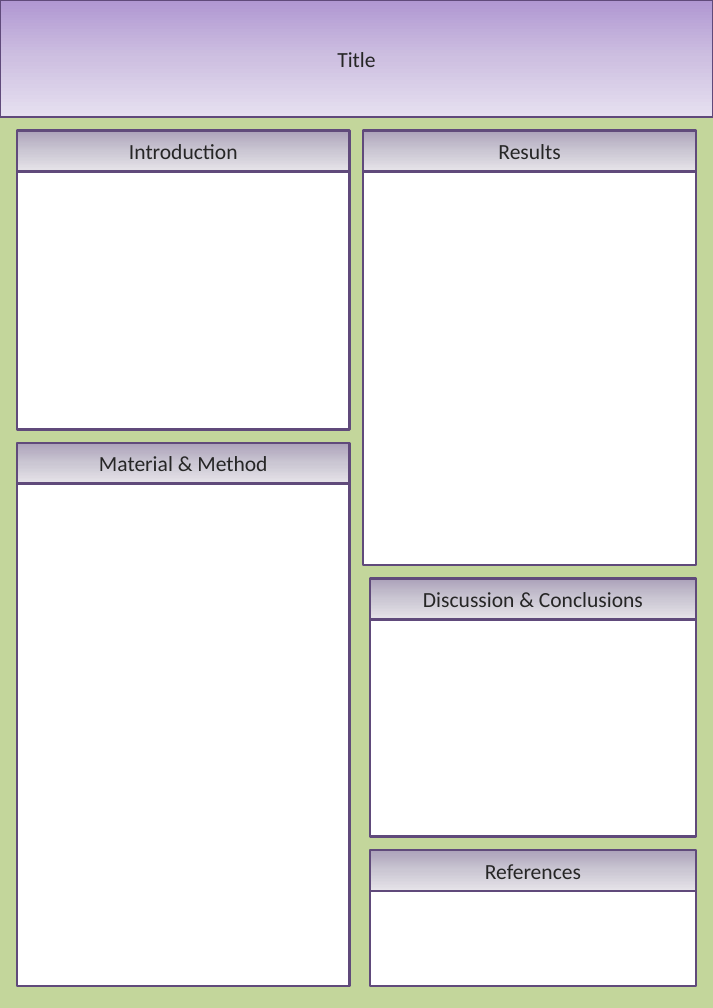
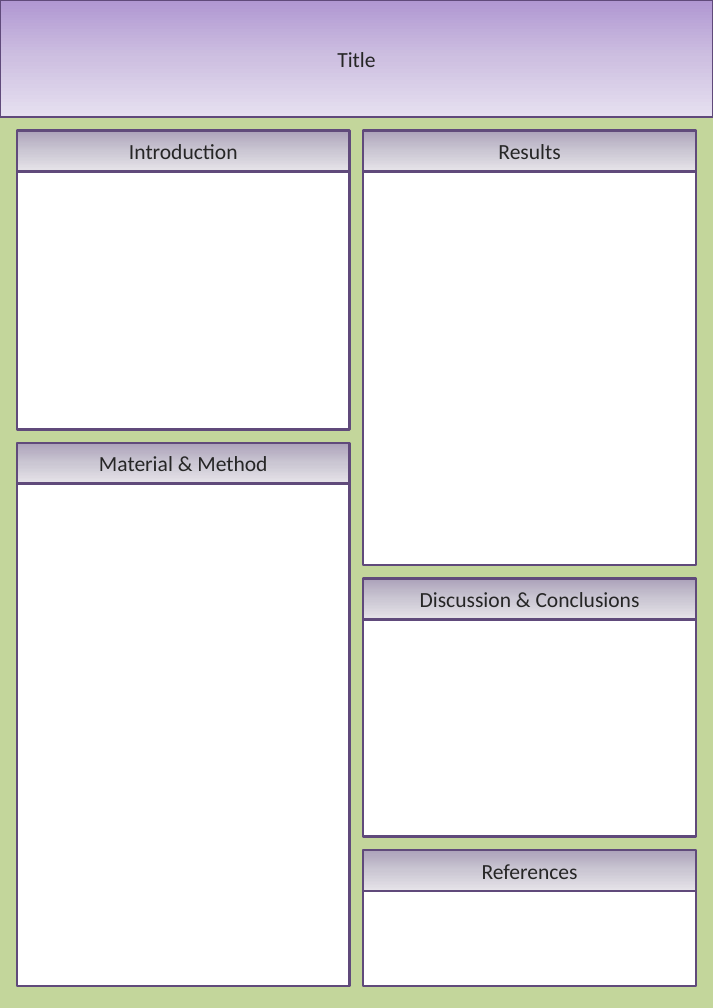
Before and after one commit to richelbilderbeek/Cer2016, a slide deck: slide 1 of doc/Cer2016_Postertemplate.pptx. Drawn at 713x1008 pixels with LibreOffice and Linux fonts; fonts in the diff are those of the drawing. Boxes give left, top, right and bottom in pixels: in the first picture for what was removed or moved away, otherwise in the second. Text is boxed around its words. In the diff, an @@ line names an element or a change of style, - is before the commit and + after.

```diff
--- a/doc/Cer2016_Postertemplate.pptx
+++ b/doc/Cer2016_Postertemplate.pptx
@@ rectangle "Discussion & Conclusions": place and size @@
-rectangle "Discussion & Conclusions" at <box>370,579,696,619</box>
+rectangle "Discussion & Conclusions" at <box>363,579,696,619</box>
@@ rectangle: place and size @@
-rectangle at <box>370,620,696,837</box>
+rectangle at <box>363,620,696,837</box>
@@ rectangle "References": place and size @@
-rectangle "References" at <box>370,850,696,891</box>
+rectangle "References" at <box>363,850,696,891</box>
@@ rectangle: place and size @@
-rectangle at <box>370,891,696,986</box>
+rectangle at <box>363,891,696,986</box>
```
Also in this commit, not shown: 1 other file.
